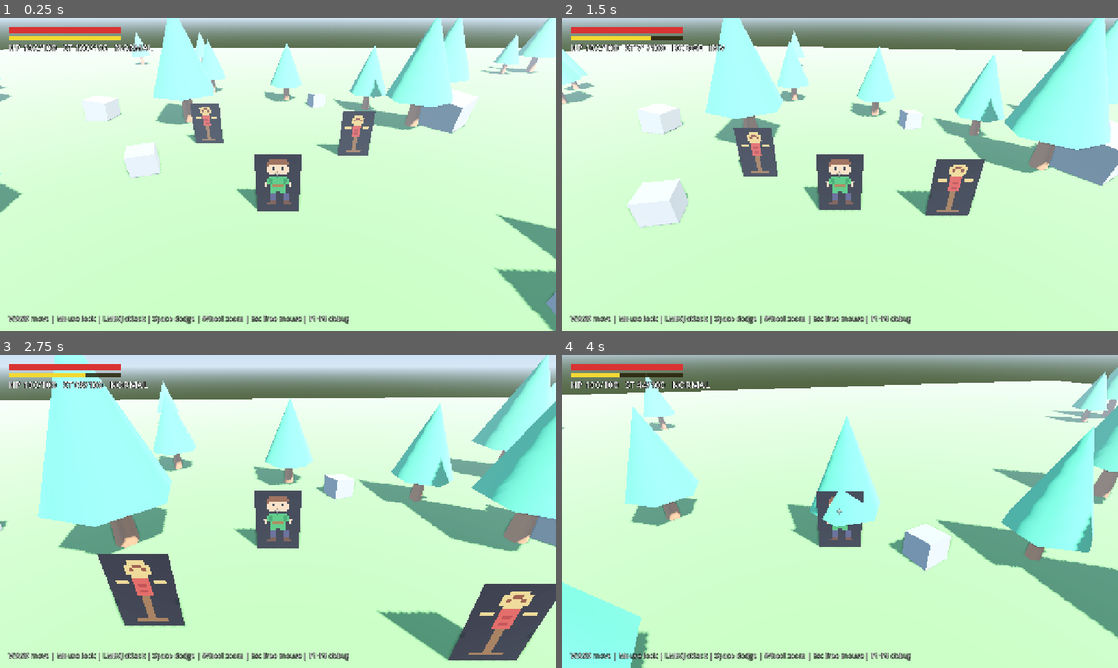
Above: before the commit, frames 1-4 (two rows, left to right).
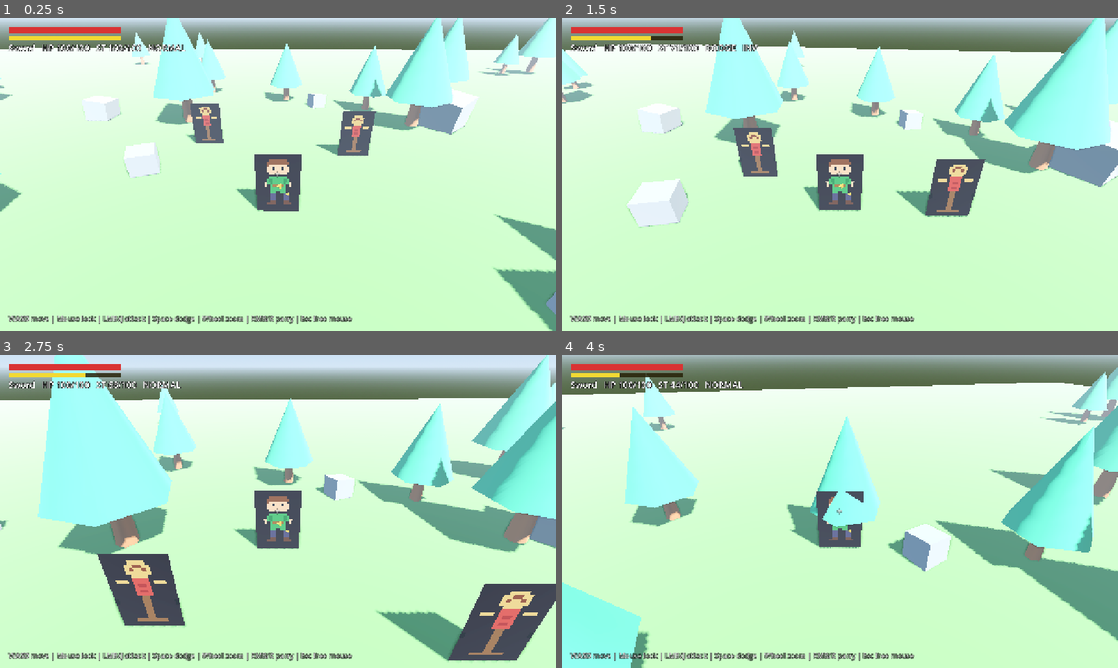
Above: after the commit, the same moments.

Repository: 7sda58/WEAPON_MASTERY_RPG
Game: Godot game, scene res://scenes/levels/test_arena.tscn
The game is run twice, just before and just after one commit, with the same random seed, the same clock (stepped at 60 frames per second) and the same inputs.
Inputs (mouse positions are in pixels of both pictures, inside the frame that each line leads up to):
- Up to frame 1 (0.25 s): no input
- Up to frame 2 (1.5 s): tap Enter at 0.5 s; move the mouse to (867, 174) at 0.52 s; hold W (move_up) from 0.53 s (still down); click (867, 174) at 0.6 s; tap Space (dodge) at 0.8, 1.35 s; move the mouse to (812, 174) at 1.27 s
- Up to frame 3 (2.75 s): keep holding W (move_up); right-click (250, 511) at 1.55 s; move the mouse to (289, 505) at 2.02 s; right-click (289, 505) at 2.1 s; click (289, 505) at 2.3 s
- Up to frame 4 (4 s): keep holding W (move_up); move the mouse to (834, 517) at 2.77 s; click (834, 517) at 2.85 s; tap Space (dodge) at 3.05, 3.6 s; move the mouse to (878, 514) at 3.52 s; right-click (878, 514) at 3.8 s

The runs differ from the first frame. In frame 1, 1.7% of the frame differs, in the area x 0-100%, y 8-100%; in frame 2, 1.5%; in frame 3, 1.7%; in frame 4, 2.1%, in the area x 1-100%, y 8-98%.

Commit message:
3.1: low-poly sword model with swing and parry poses

Diff:
--- /dev/null
+++ b/data/weapons/sword.tres
@@ -0,0 +1,21 @@
+[gd_resource type="Resource" script_class="WeaponData" load_steps=3 format=3 uid="uid://je8kylvhxeyj"]
+
+[ext_resource type="Script" uid="uid://foprn32ay64a" path="res://scripts/systems/weapon_data.gd" id="1_weapon"]
+[ext_resource type="PackedScene" uid="uid://p8osn7biflqq" path="res://scenes/weapons/sword_model.tscn" id="2_model"]
+
+[resource]
+script = ExtResource("1_weapon")
+id = &"sword"
+display_name = "Sword"
+startup_frames = 6
+active_frames = 4
+recovery_frames = 12
+damage = 10
+stamina_cost = 15.0
+reach = 0.85
+hitbox_size = Vector3(1.1, 1.2, 1)
+model_scene = ExtResource("2_model")
+windup_angle = -95.0
+swing_end_angle = 85.0
+hitstop_seconds = 0.06
+slash_color = Color(1, 0.97, 0.8, 1)
--- a/scenes/levels/test_arena.tscn
+++ b/scenes/levels/test_arena.tscn
@@ -91,6 +91,7 @@
 shape = SubResource("Shape_ground")
 
 [node name="MeshInstance3D" type="MeshInstance3D" parent="Ground" unique_id=1702863718]
+transform = Transform3D(0.9999889, 0.003997436, -0.0024823812, -0.0039920015, 0.9999896, 0.0021872986, 0.002491111, -0.0021773512, 0.9999945, 0, 0, 0)
 mesh = SubResource("Mesh_ground")
 
 [node name="WallN" type="StaticBody3D" parent="." unique_id=1639813055]
--- a/scenes/ui/debug_hud.tscn
+++ b/scenes/ui/debug_hud.tscn
@@ -60,7 +60,7 @@
 theme_override_colors/font_outline_color = Color(0, 0, 0, 1)
 theme_override_constants/outline_size = 5
 theme_override_font_sizes/font_size = 16
-text = "WASD move | Mouse look | LMB/J attack | Space dodge | Wheel zoom | Esc free mouse | F1-F4 debug"
+text = "WASD move | Mouse look | LMB/J attack | Space dodge | Wheel zoom | RMB/K parry | Esc free mouse"
 
 [node name="Crosshair" type="Label" parent="."]
 anchors_preset = 8
--- /dev/null
+++ b/scenes/weapons/sword_model.tscn
@@ -0,0 +1,84 @@
+[gd_scene format=3 uid="uid://p8osn7biflqq"]
+
+[sub_resource type="BoxMesh" id="Mesh_Pommel"]
+size = Vector3(0.09, 0.09, 0.09)
+
+[sub_resource type="StandardMaterial3D" id="Mat_gold"]
+albedo_color = Color(0.95, 0.72, 0.2, 1)
+metallic = 0.7
+roughness = 0.35
+
+[sub_resource type="BoxMesh" id="Mesh_Grip"]
+size = Vector3(0.05, 0.05, 0.22)
+
+[sub_resource type="StandardMaterial3D" id="Mat_leather"]
+albedo_color = Color(0.42, 0.25, 0.14, 1)
+roughness = 0.9
+
+[sub_resource type="BoxMesh" id="Mesh_Guard"]
+size = Vector3(0.3, 0.06, 0.06)
+
+[sub_resource type="BoxMesh" id="Mesh_Gem"]
+size = Vector3(0.05, 0.07, 0.07)
+
+[sub_resource type="StandardMaterial3D" id="Mat_gem"]
+albedo_color = Color(0.2, 0.55, 1, 1)
+emission_enabled = true
+emission = Color(0.2, 0.5, 1, 1)
+emission_energy_multiplier = 0.6
+
+[sub_resource type="BoxMesh" id="Mesh_Blade"]
+size = Vector3(0.09, 0.025, 0.72)
+
+[sub_resource type="StandardMaterial3D" id="Mat_steel"]
+albedo_color = Color(0.78, 0.82, 0.88, 1)
+metallic = 0.85
+roughness = 0.3
+
+[sub_resource type="BoxMesh" id="Mesh_Edge"]
+size = Vector3(0.03, 0.03, 0.72)
+
+[sub_resource type="StandardMaterial3D" id="Mat_edge"]
+albedo_color = Color(0.88672304, 0, 0.28159863, 1)
+metallic = 0.6
+roughness = 0.15
+
+[sub_resource type="BoxMesh" id="Mesh_Tip"]
+size = Vector3(0.055, 0.022, 0.08)
+
+[node name="SwordModel" type="Node3D" unique_id=1476980206]
+
+[node name="Pommel" type="MeshInstance3D" parent="." unique_id=1782851162]
+transform = Transform3D(1, 0, 0, 0, 1, 0, 0, 0, 1, 0, 0, 0.15)
+mesh = SubResource("Mesh_Pommel")
+surface_material_override/0 = SubResource("Mat_gold")
+
+[node name="Grip" type="MeshInstance3D" parent="." unique_id=2031064389]
+transform = Transform3D(1, 0, 0, 0, 1, 0, 0, 0, 1, 0, 0, 0.02)
+mesh = SubResource("Mesh_Grip")
+surface_material_override/0 = SubResource("Mat_leather")
+
+[node name="Guard" type="MeshInstance3D" parent="." unique_id=1014194080]
+transform = Transform3D(1, 0, 0, 0, 1, 0, 0, 0, 1, 0, 0, -0.11)
+mesh = SubResource("Mesh_Guard")
+surface_material_override/0 = SubResource("Mat_gold")
+
+[node name="Gem" type="MeshInstance3D" parent="." unique_id=452363850]
+transform = Transform3D(1, 0, 0, 0, 1, 0, 0, 0, 1, 0, 0, -0.11)
+mesh = SubResource("Mesh_Gem")
+surface_material_override/0 = SubResource("Mat_gem")
+
+[node name="Blade" type="MeshInstance3D" parent="." unique_id=643706634]
+transform = Transform3D(1, 0, 0, 0, 1, 0, 0, 0, 1, 0, 0, -0.5053432)
+mesh = SubResource("Mesh_Blade")
+surface_material_override/0 = SubResource("Mat_steel")
+
+[node name="Edge" type="MeshInstance3D" parent="." unique_id=72940653]
+transform = Transform3D(1, 0, 0, 0, 1, 0, 0, 0, 1, 0, 0, -0.5)
+mesh = SubResource("Mesh_Edge")
+surface_material_override/0 = SubResource("Mat_edge")
+
+[node name="Tip" type="MeshInstance3D" parent="." unique_id=1588535447]
+transform = Transform3D(1, 0, 0, 0, 1, 0, 0, 0, 1, 0, 0, -0.9)
+mesh = SubResource("Mesh_Tip")
+surface_material_override/0 = SubResource("Mat_steel")
--- a/scripts/player/player.gd
+++ b/scripts/player/player.gd
@@ -11,6 +11,7 @@
 ## Task 2.15 — Parry: กดตรงจังหวะ → ไม่เสียเลือด ศัตรูเสียหลัก (ตีแรง ×2)
 ## Task 2.12 — Combat Feedback: รอยดาบ / กล้องสั่น / โดนตีแล้วกระเด็นและชะงัก (Hitstop + ประกายไฟอยู่ใน hitbox.gd)
 ## ตาย → หน้าจอ YOU DIED → กด R เกิดใหม่ที่จุดเริ่ม (ศัตรูรีเซ็ตด้วย)
+## Task 3.1 — ค่าท่าโจมตีอ่านจาก WeaponData (data/weapons/*.tres) + โมเดลอาวุธที่ถือและท่าฟัน
 
 enum State { NORMAL, ATTACK, DODGE, PARRY, HITSTUN, DEAD }
 
@@ -28,15 +29,9 @@
 ## true = ฟันไปทางที่กล้องมอง | false = ฟันไปทางที่ตัวละครหันอยู่
 @export var attack_toward_camera: bool = true
 
-@export_group("Basic Attack (หน่วย: เฟรม)")
-## ช่วงง้าง — ยังไม่โดน
-@export var attack_startup: int = 6
-## ช่วงที่ Hitbox เปิด — โดนได้
-@export var attack_active: int = 4
-## ช่วงฟื้นตัว — ขยับไม่ได้ เปิดช่องให้ถูกสวน
-@export var attack_recovery: int = 12
-@export var attack_damage: int = 10
-@export var attack_stamina_cost: float = 15.0
+@export_group("Weapon")
+## อาวุธที่ถืออยู่ — ค่าเฟรม ดาเมจ ระยะ อยู่ในไฟล์นี้ (แก้ที่ data/weapons/sword.tres)
+@export var weapon: WeaponData = preload("res://data/weapons/sword.tres")
 
 @export_group("Dodge (หน่วย: เฟรม)")
 ## ความเร็วตอนพุ่ง (เมตรต่อวินาที) — 14 เฟรม × 9 ≈ 2.1 เมตร
@@ -108,6 +103,15 @@
 var hurtbox: Hurtbox
 var _shake: float = 0.0
 var _spawn_pos: Vector3
+## โครงสำหรับถืออาวุธ: WeaponRoot (หันตามตัวละคร) → SwingPivot (ท่าฟัน) → โมเดล
+var _weapon_root: Node3D
+var _swing_pivot: Node3D
+var _weapon_model: Node3D
+
+## ท่าถือดาบ (องศา): yaw = กวาดซ้าย-ขวา, pitch = ก้ม-เงย
+const POSE_IDLE := Vector2(-55.0, -55.0)      # ถือข้างตัวด้านขวา ปลายชี้ลงหน้า
+const POSE_SWING_PITCH := -8.0                # ตอนฟัน ใบดาบเกือบขนานพื้น
+const POSE_PARRY := Vector2(-15.0, 35.0)      # ยกดาบขึ้นตั้งรับด้านหน้า
 var _death_screen: CanvasLayer
 var _buffered_action: StringName = &""
 var _buffer_left: int = 0
@@ -135,6 +139,72 @@
 	health.died.connect(_on_died)
 	hitbox.hit_landed.connect(func(_h: Hurtbox) -> void: shake(shake_on_hit))
 	_create_hurtbox()
+	_create_weapon_rig()
+	equip(weapon)
+
+
+func _create_weapon_rig() -> void:
+	_weapon_root = Node3D.new()
+	_weapon_root.name = "WeaponRoot"
+	_weapon_root.position = Vector3(0, 0.75, 0)   # ระดับอก
+	add_child(_weapon_root)
+	_swing_pivot = Node3D.new()
+	_swing_pivot.name = "SwingPivot"
+	_weapon_root.add_child(_swing_pivot)
+
+
+## ถืออาวุธ — ปรับขนาดและระยะ Hitbox ตามข้อมูลอาวุธ
+func equip(data: WeaponData) -> void:
+	weapon = data
+	var shape_node := $Hitbox/CollisionShape3D as CollisionShape3D
+	var box := BoxShape3D.new()
+	box.size = data.hitbox_size
+	shape_node.shape = box
+	shape_node.position = Vector3(0, 0.75, -data.reach)
+	hitbox.damage = data.damage
+	hitbox.hitstop_seconds = data.hitstop_seconds
+	# เปลี่ยนโมเดลอาวุธ
+	if _weapon_model:
+		_weapon_model.queue_free()
+		_weapon_model = null
+	if data.model_scene:
+		_weapon_model = data.model_scene.instantiate()
+		_swing_pivot.add_child(_weapon_model)
+		_weapon_model.position = Vector3(0, 0, -0.22)   # มือห่างจากกลางตัว
+	_set_pose(POSE_IDLE.x, POSE_IDLE.y)
+
+
+func _set_pose(yaw_deg: float, pitch_deg: float) -> void:
+	_swing_pivot.rotation = Vector3(deg_to_rad(pitch_deg), deg_to_rad(yaw_deg), 0.0)
+
+
+## ท่าถืออาวุธตามสถานะ — เรียกทุกเฟรม (Hitstop ทำให้ดาบค้างกลางท่าเองโดยอัตโนมัติ)
+func _update_weapon_pose() -> void:
+	if _weapon_model == null:
+		return
+	_weapon_model.visible = state != State.DEAD
+	match state:
+		State.ATTACK:
+			var s: int = weapon.startup_frames
+			var a: int = weapon.active_frames
+			var r: int = weapon.recovery_frames
+			var f: int = _state_frame
+			if f <= s:
+				# ง้าง: เหวี่ยงไปทางขวา-หลัง และยกใบดาบขึ้น
+				var t: float = ease(float(f) / s, 0.5)
+				_set_pose(lerpf(POSE_IDLE.x, weapon.windup_angle, t), lerpf(POSE_IDLE.y, POSE_SWING_PITCH, t))
+			elif f <= s + a:
+				# ฟัน: กวาดผ่านหน้าตัวไปทางซ้ายอย่างรวดเร็ว
+				var t: float = float(f - s) / a
+				_set_pose(lerpf(weapon.windup_angle, weapon.swing_end_angle, t), POSE_SWING_PITCH)
+			else:
+				# ฟื้นตัว: ค่อย ๆ กลับมาท่าถือ
+				var t: float = ease(float(f - s - a) / r, 2.0)
+				_set_pose(lerpf(weapon.swing_end_angle, POSE_IDLE.x, t), lerpf(POSE_SWING_PITCH, POSE_IDLE.y, t))
+		State.PARRY:
+			_set_pose(POSE_PARRY.x, POSE_PARRY.y)
+		_:
+			_set_pose(POSE_IDLE.x, POSE_IDLE.y)
 
 
 ## สร้างพื้นที่รับดาเมจของผู้เล่น (Collision Layer 4 = ค่า 8) — Hitbox ของศัตรูจะมองหาชั้นนี้
@@ -247,8 +317,7 @@
 			_ignore_attack_frames = 2
 	elif event.is_action_pressed("ui_cancel"):
 		Input.mouse_mode = Input.MOUSE_MODE_VISIBLE  # Esc = ปล่อยเมาส์
-	else:
-		_debug_input(event)
+
 
 
 ## ทิศ "ไปข้างหน้า" ของกล้อง บนพื้นราบ
@@ -282,6 +351,7 @@
 		velocity.y -= gravity * delta
 	move_and_slide()
 	_update_facing_visual()
+	_update_weapon_pose()
 
 
 func _set_horizontal(v: Vector3) -> void:
@@ -294,6 +364,8 @@
 	var yaw: float = atan2(-facing.x, -facing.z)
 	facing_arrow.rotation.y = yaw
 	hitbox.rotation.y = yaw
+	if _weapon_root:
+		_weapon_root.rotation.y = yaw
 
 
 # ---------------- INPUT BUFFER ----------------
@@ -337,7 +409,7 @@
 		print("Stamina ไม่พอสำหรับ Parry")
 
 	if _consume_buffer(&"attack"):
-		if stamina.try_spend(attack_stamina_cost):
+		if stamina.try_spend(weapon.stamina_cost):
 			_start_attack()
 			return
 		print("Stamina ไม่พอสำหรับโจมตี")
@@ -354,7 +426,7 @@
 	_set_horizontal(Vector3.ZERO)
 	if attack_toward_camera:
 		facing = _camera_forward()  # หันไปทางที่กล้องมองก่อนฟัน
-	hitbox.damage = attack_damage
+	hitbox.damage = weapon.damage
 	_update_facing_visual()
 
 
@@ -362,16 +434,16 @@
 	_state_frame += 1
 	_set_horizontal(Vector3.ZERO)
 
-	var active_start: int = attack_startup + 1
-	var active_end: int = attack_startup + attack_active + 1
-	var total: int = attack_startup + attack_active + attack_recovery
+	var active_start: int = weapon.startup_frames + 1
+	var active_end: int = weapon.startup_frames + weapon.active_frames + 1
+	var total: int = weapon.total_frames()
 
 	if _state_frame < active_start:
 		body.modulate = TINT_STARTUP        # Startup: ตัวออกเหลือง
 	elif _state_frame == active_start:
 		body.modulate = TINT_NORMAL
 		hitbox.activate()                   # Active: เปิด Hitbox
-		SlashEffect.spawn(self, Vector3(0, 0.8, 0), atan2(-facing.x, -facing.z) + 0.25)
+		SlashEffect.spawn(self, Vector3(0, 0.8, 0), atan2(-facing.x, -facing.z) - 0.25, weapon.slash_color)
 	elif _state_frame == active_end:
 		hitbox.deactivate()
 		body.modulate = TINT_RECOVERY       # Recovery: ตัวออกเข้ม
@@ -477,44 +549,3 @@
 	_state_frame = 0
 	_buffered_action = &""
 	get_tree().call_group("enemies", "reset_enemy")
-
-
-# ---------------- DEBUG (ปุ่มทดสอบ — จะลบเมื่อปิด Phase 2) ----------------
-# F1 = โดนดาเมจ 15 | F2 = ใช้ Stamina 30 | F3 = เกิดใหม่ทันที
-# F4 = เปิด/ปิด "ดาเมจอัตโนมัติทุก 1 วินาที" ไว้ฝึกจับจังหวะหลบ
-var _debug_pulse: Timer
-
-
-func _debug_input(event: InputEvent) -> void:
-	if event is InputEventKey and event.pressed and not event.echo:
-		match event.keycode:
-			KEY_F1:
-				_debug_hit(15)
-			KEY_F2:
-				if not stamina.try_spend(30):
-					print("Stamina ไม่พอ!")
-			KEY_F3:
-				respawn()
-			KEY_F4:
-				_toggle_debug_pulse()
-
-
-func _debug_hit(amount: int) -> void:
-	if health.invincible:
-		DamageNumber.spawn_text(get_tree().current_scene, global_position, "DODGE!", Color(0.5, 0.9, 1.0))
-		return
-	health.take_damage(amount)
-
-
-func _toggle_debug_pulse() -> void:
-	if _debug_pulse == null:
-		_debug_pulse = Timer.new()
-		_debug_pulse.wait_time = 1.0
-		_debug_pulse.timeout.connect(func() -> void: _debug_hit(5))
-		add_child(_debug_pulse)
-	if _debug_pulse.is_stopped():
-		_debug_pulse.start()
-		print("ดาเมจอัตโนมัติ: เปิด (ทุก 1 วินาที)")
-	else:
-		_debug_pulse.stop()
-		print("ดาเมจอัตโนมัติ: ปิด")
--- a/scripts/systems/slash_effect.gd
+++ b/scripts/systems/slash_effect.gd
@@ -24,7 +24,7 @@
 	s.scale = Vector3.ONE * 0.75
 	var t := s.create_tween().set_parallel(true)
 	t.tween_property(s, "scale", Vector3.ONE * 1.1, 0.16).set_trans(Tween.TRANS_CUBIC).set_ease(Tween.EASE_OUT)
-	t.tween_property(s, "rotation:y", yaw - 0.5, 0.16)                  # กวาดไปด้านข้าง
+	t.tween_property(s, "rotation:y", yaw + 0.5, 0.16)                  # กวาดจากขวาไปซ้าย (ตามดาบ)
 	t.tween_property(mat, "albedo_color:a", 0.0, 0.2).set_delay(0.04)
 	t.chain().tween_callback(s.queue_free)
 
--- /dev/null
+++ b/scripts/systems/weapon_data.gd
@@ -0,0 +1,41 @@
+class_name WeaponData
+extends Resource
+## ข้อมูลอาวุธหนึ่งชนิด — เก็บเป็นไฟล์ .tres ใน data/weapons/
+## Task 3.1 Weapon Base System / Task 3.2 Weapon Data
+## เพิ่มอาวุธใหม่ = สร้างไฟล์ .tres ใหม่ ไม่ต้องแก้โค้ดผู้เล่น
+
+@export var id: StringName = &"sword"
+@export var display_name: String = "Sword"
+
+@export_group("Attack (หน่วย: เฟรม)")
+## ช่วงง้าง — ยังไม่โดน
+@export var startup_frames: int = 6
+## ช่วงที่ Hitbox เปิด — โดนได้
+@export var active_frames: int = 4
+## ช่วงฟื้นตัว — ขยับไม่ได้ เปิดช่องให้ถูกสวน
+@export var recovery_frames: int = 12
+@export var damage: int = 10
+@export var stamina_cost: float = 15.0
+
+@export_group("Hitbox")
+## ระยะจากตัวถึงกลางกล่องโจมตี (เมตร)
+@export var reach: float = 0.85
+## ขนาดกล่องโจมตี กว้าง × สูง × ลึก (เมตร)
+@export var hitbox_size: Vector3 = Vector3(1.1, 1.2, 1.0)
+
+@export_group("Model")
+## โมเดลอาวุธที่ถือ (ด้ามที่จุด 0,0,0 ใบชี้ไปทาง -Z)
+@export var model_scene: PackedScene
+## มุมกวาด (องศา): ง้างไปทางขวา → ฟันไปทางซ้าย
+@export var windup_angle: float = -95.0
+@export var swing_end_angle: float = 85.0
+
+@export_group("Feedback")
+## เกมหยุดเมื่อตีโดน (วินาทีจริง) — อาวุธหนักควรนานกว่า
+@export var hitstop_seconds: float = 0.06
+@export var slash_color: Color = Color(1.0, 0.97, 0.8)
+
+
+## รวมเฟรมทั้งท่า
+func total_frames() -> int:
+	return startup_frames + active_frames + recovery_frames
--- a/scripts/ui/debug_hud.gd
+++ b/scripts/ui/debug_hud.gd
@@ -18,8 +18,8 @@
 	hp_fill.size.x = BAR_WIDTH * hp_ratio
 	st_fill.size.x = BAR_WIDTH * st_ratio
 	# Stamina ไม่พอโจมตี → แถบเป็นสีส้ม
-	st_fill.color = Color(0.95, 0.85, 0.2) if p.stamina.has_enough(p.attack_stamina_cost) else Color(1, 0.45, 0.1)
-	info.text = "HP %d/%d   ST %d/%d   %s%s" % [
-		p.health.current_health, p.health.max_health,
+	st_fill.color = Color(0.95, 0.85, 0.2) if p.stamina.has_enough(p.weapon.stamina_cost) else Color(1, 0.45, 0.1)
+	info.text = "%s   HP %d/%d   ST %d/%d   %s%s" % [
+		p.weapon.display_name, p.health.current_health, p.health.max_health,
 		int(p.stamina.current_stamina), int(p.stamina.max_stamina),
 		Player.State.keys()[p.state], "   INV" if p.health.invincible else ""]
Not shown, added: scripts/systems/weapon_data.gd.uid
Not shown, added: docs/WEAPON_MASTERY_Master_Development_Flow_v1.3.docx
